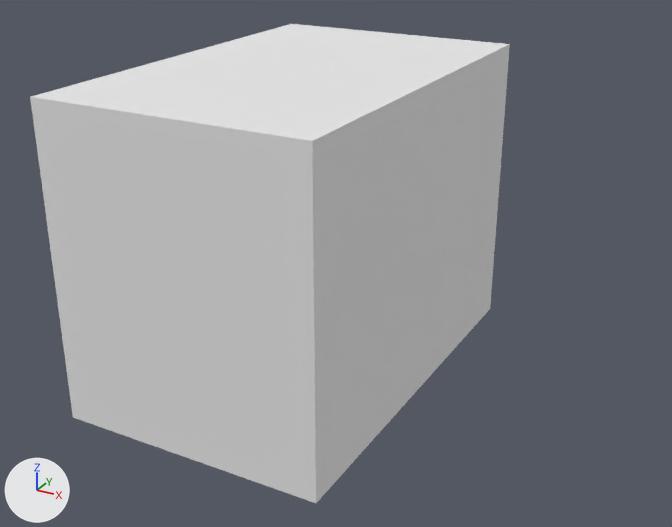
What one commit did to the Blender file manipular_historia/obj_3d_usados/cenario.blend.
Camera for both pictures: a camera (50 mm lens) standing at (11.68, -19.4, 11.88) and looking at (1.3, -0.51, 2.43). Lighting does not change. The marker at lower left points along +X, +Y and +Z.
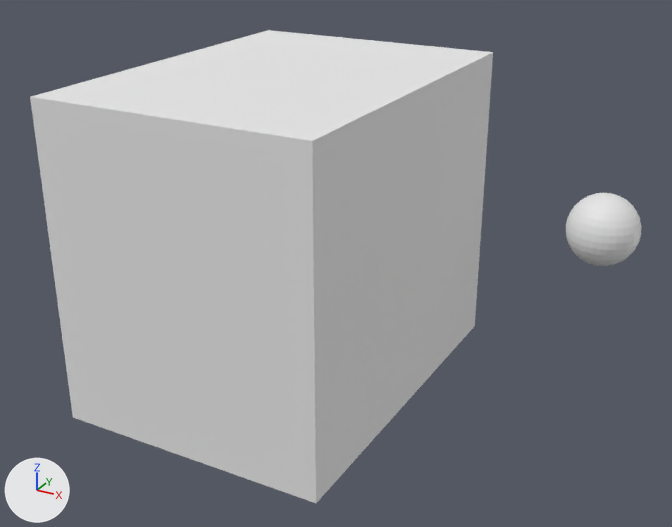
The newer file is also turned or shifted as a whole; pictures and numbers use the older file's frame.

Changed parts and their boxes [x1, y1, x2, y2] in the pictures (672 x 527 px):
'Cube', moved, rescaled
    before: [30, 24, 510, 503]
    after: [30, 30, 493, 503]
'Sphere', added
    after: [566, 193, 642, 266]

The change in detail:
Mesh me_sphere is new.
It is a UV sphere (32 segments, 16 rings, poles along z) spanning x -1.0..1.0, y -1.0..1.0, z -1.0..1.0.
Object 'Cube' (ob_cube) moves from (0.0, 0.0, 3.14) to (0.0, -0.65, 3.14).
Object 'Cube' (ob_cube) is rescaled from (3.47, 5.35, 4.01) to (3.47, 4.69, 4.01).
Object 'Sphere' (ob_sphere) is new; it shows me_sphere.
Its location is (6.64, 4.91, 2.5).
